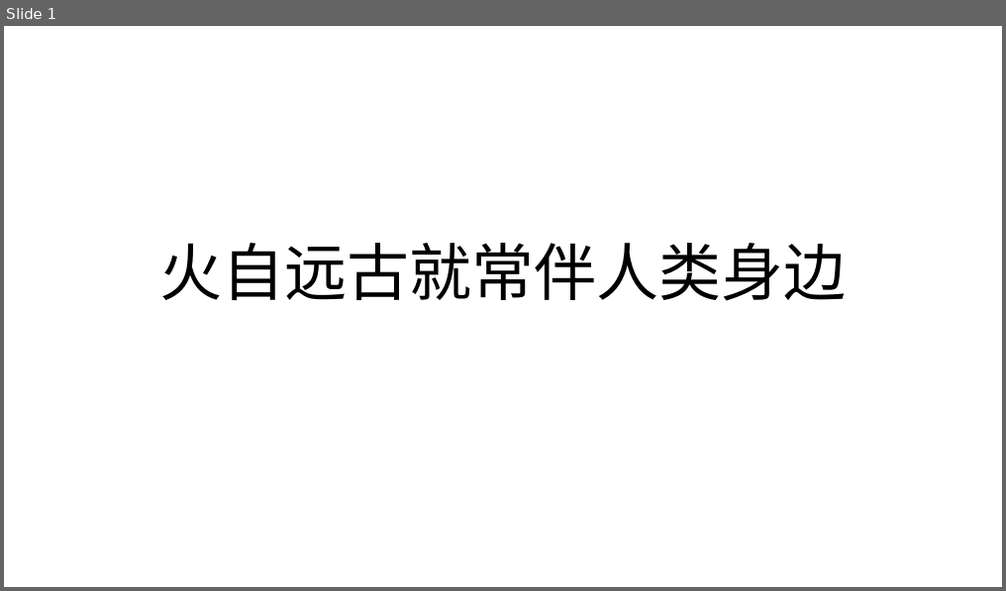
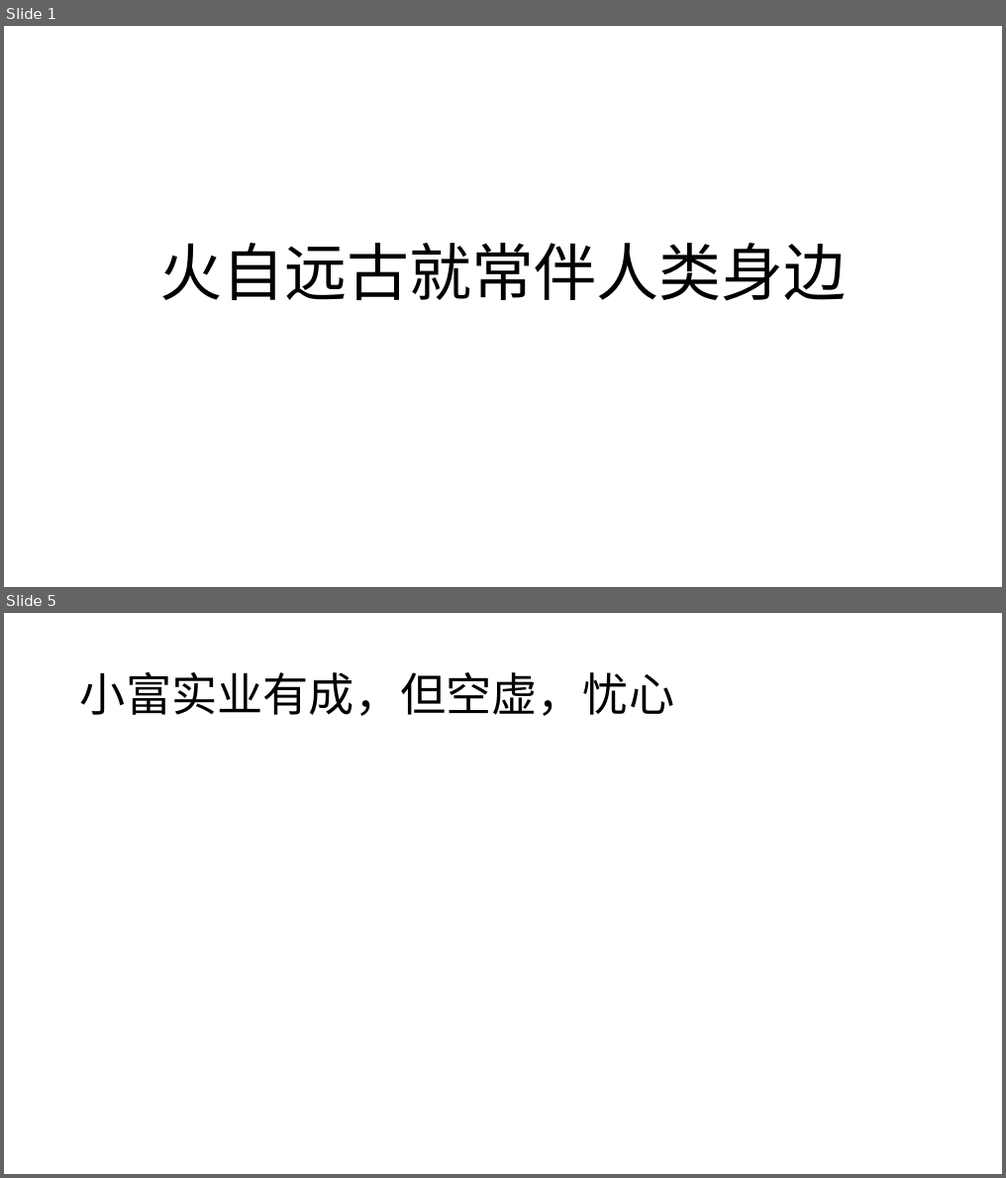
Before and after one commit to movive/hello-world, a slide deck: BP/火-消防.pptx. Shown one above the other, each under a label of ours: slide 1 before the commit, slides 1 and 5 after it; the slides between them are not shown. The pictures are 1006x591 and 1006x1178 pixels, drawn with LibreOffice and Linux fonts; fonts in the diff are those of the drawing. Boxes give left, top, right and bottom in pixels: in the first picture for what was removed or moved away, otherwise in the second. Text is boxed around its words. In the diff, an @@ line names an element or a change of style, - is before the commit and + after.

```diff
--- a/BP/火-消防.pptx
+++ b/BP/火-消防.pptx
@@ slide 5 added at (4, 613, 1002, 1174), background #FFFFFF @@
@@ title added at (80, 672, 675, 716), 44 pt, text #000000 @@
+小富实业有成，但空虚，忧心
```
Also in this commit, not shown: 3 slides changed, 4 other slides added, 1 slide removed.
